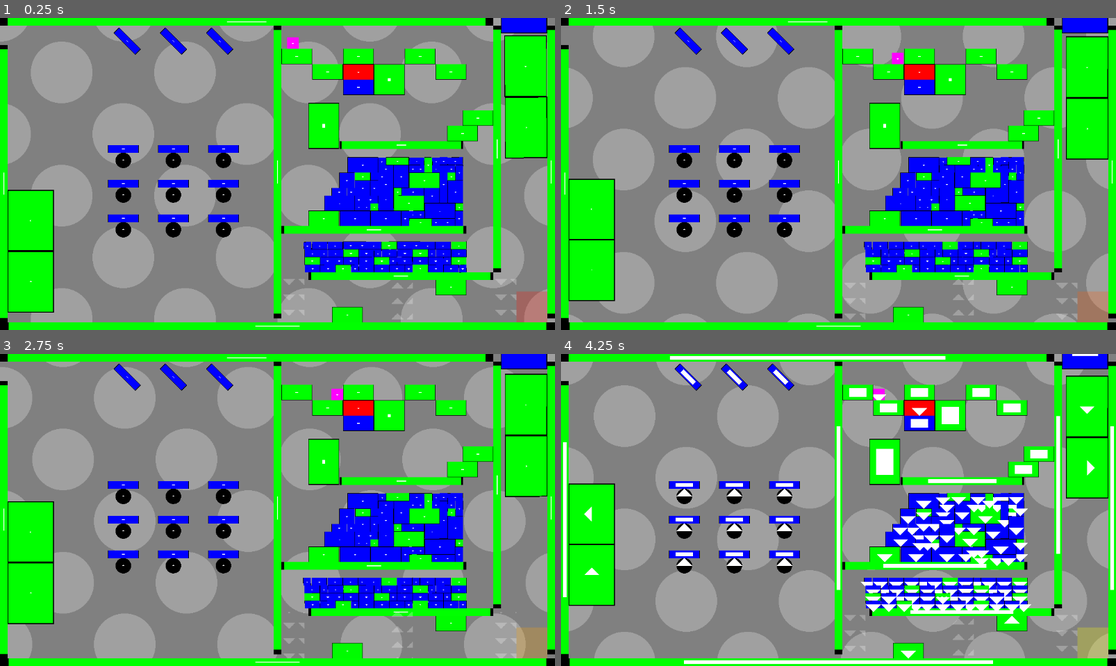
Above: before the commit, frames 1-4 (two rows, left to right).
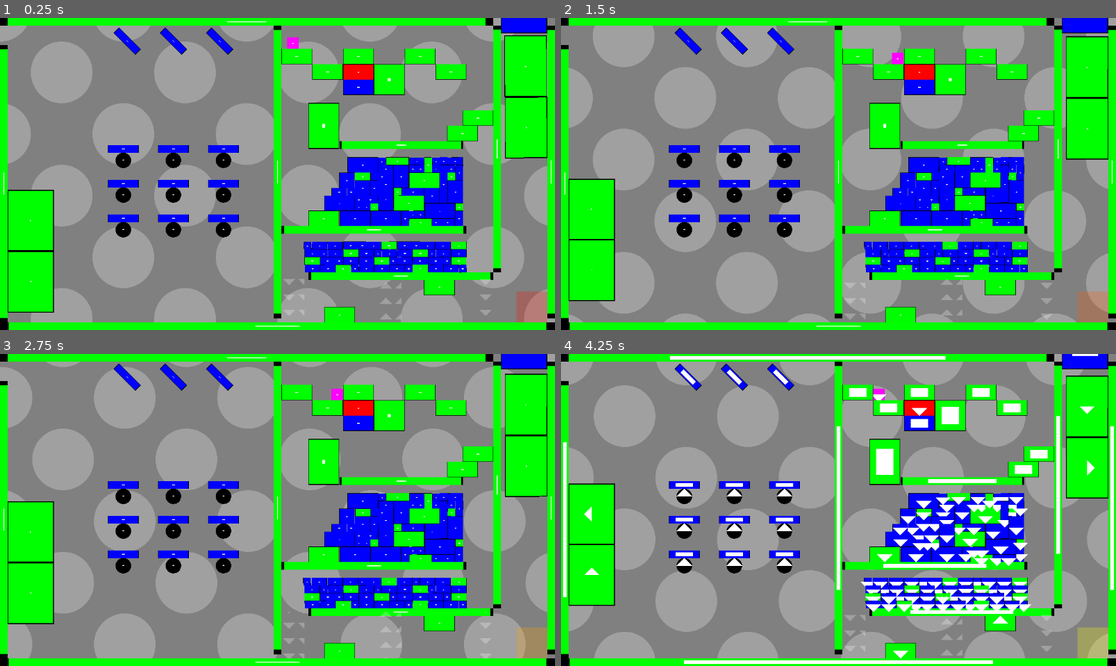
Above: after the commit, the same moments.

Repository: WW92030-STORAGE/UNCOMPUTE
Game: Godot game, scene res://levels/20.tscn
The game is run twice, just before and just after one commit, with the same random seed, the same clock (stepped at 60 frames per second) and the same inputs. This scene is started directly instead of the project's main scene.
Inputs (mouse positions are in pixels of both pictures, inside the frame that each line leads up to):
- Up to frame 1 (0.25 s): no input
- Up to frame 2 (1.5 s): move the mouse to (960, 158) at 0.52 s; hold Right (ui_right) 0.53-1.28 s; click (960, 158) at 0.67 s; move the mouse to (727, 189) at 1.27 s; hold P (BACKTOMENU) from 1.28 s (still down)
- Up to frame 3 (2.75 s): move the mouse to (333, 441) at 2.02 s; release P (BACKTOMENU) at 2.03 s; hold Right (ui_right) from 2.03 s (still down)
- Up to frame 4 (4.25 s): move the mouse to (810, 572) at 2.77 s; release Right (ui_right) at 2.78 s; hold W (UP) 2.78-3.53 s; click (810, 572) at 2.92 s; move the mouse to (1005, 556) at 3.52 s; hold Left (ui_left) from 3.53 s (still down)

The runs differ from the first frame. In frame 1, 0.6% of the frame differs, in the area x 58-93%, y 83-98%; in frame 2, 0.6%; in frame 3, 0.4%; in frame 4, 0.7%.

Commit message:
Level 20 nerfed

Diff:
--- a/levels/20.tscn
+++ b/levels/20.tscn
@@ -422,12 +422,12 @@
 metadata/COLOR = Color(0, 0, 1, 1)
 
 [node name="EscapeBox105" parent="." instance=ExtResource("7_b8rug")]
-position = Vector2(721, 616)
+position = Vector2(705, 616)
 scale = Vector2(4, 2)
 metadata/COLOR = Color(0, 0.988235, 0, 1)
 
 [node name="EscapeBox106" parent="." instance=ExtResource("7_b8rug")]
-position = Vector2(936, 560)
+position = Vector2(912, 560)
 scale = Vector2(4, 2)
 metadata/COLOR = Color(0, 0.988235, 0, 1)
 metadata/GRAV = 3.142
@@ -867,10 +867,10 @@
 scale = Vector2(3, 6)
 
 [node name="ForceField3" parent="." instance=ExtResource("11_qcwur")]
-position = Vector2(1048, 584)
+position = Vector2(1008, 584)
+scale = Vector2(2, 6)
+
+[node name="ForceField2" parent="." instance=ExtResource("11_qcwur")]
+position = Vector2(809, 584)
 scale = Vector2(3, 6)
-
-[node name="ForceField2" parent="." instance=ExtResource("11_qcwur")]
-position = Vector2(833, 584)
-scale = Vector2(3, 6)
-metadata/GRAV = 3.142
+metadata/GRAV = 3.142
